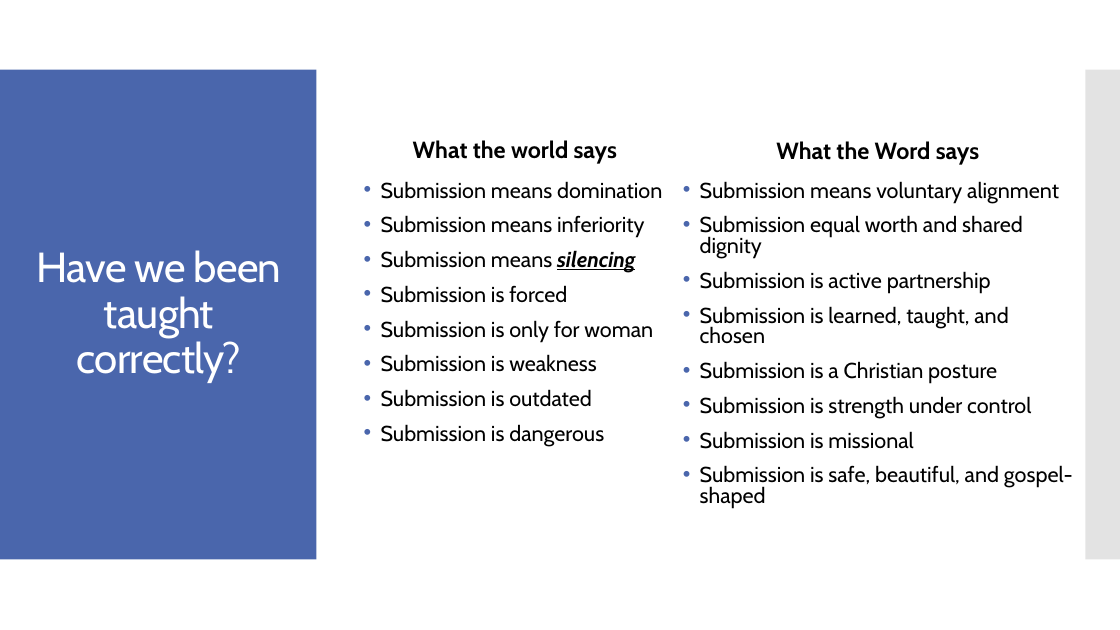
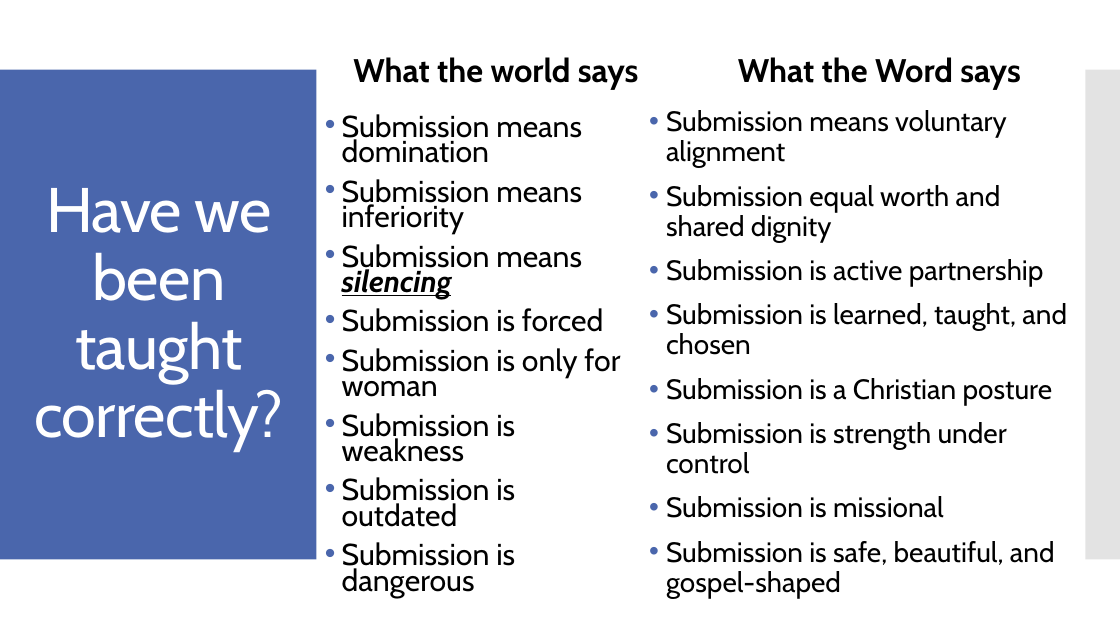
Before and after one commit to Jimothy41/from-the-spirit, a slide deck: slide 5 of lessons/gospel-alignment.pptx. Drawn at 1120x630 pixels with LibreOffice and Linux fonts; fonts in the diff are those of the drawing. Boxes give left, top, right and bottom in pixels: in the first picture for what was removed or moved away, otherwise in the second. Text is boxed around its words. In the diff, an @@ line names an element or a change of style, - is before the commit and + after.

```diff
--- a/lessons/gospel-alignment.pptx
+++ b/lessons/gospel-alignment.pptx
@@ text "What the world says" at (353, 57, 639, 90): size 20 to 28 pt @@
@@ text "What the world says": place and size @@
-text "What the world says" at (413, 140, 617, 164)
+text "What the world says" at (353, 57, 639, 90)
@@ text "What the Word says": place and size @@
-text "What the Word says" at (776, 141, 979, 165)
+text "What the Word says" at (738, 57, 1021, 90)
@@ text "What the Word says" at (738, 57, 1021, 90): size 20 to 28 pt @@
@@ title "Have we been taught correctly?" at (34, 188, 283, 451): size 36 to 54 pt @@
@@ text "Submission means domination": place and size @@
-text "Submission means domination" at (381, 181, 662, 446)
+text "Submission means domination" at (342, 114, 620, 598)
@@ text "Submission means domination" at (342, 114, 620, 598): size 18.5 to 25.9 pt; line spacing 0.8 to 0.7 @@
@@ text "Submission means voluntary alignment": place and size @@
-text "Submission means voluntary alignment" at (700, 181, 1073, 509)
+text "Submission means voluntary alignment" at (666, 110, 1067, 565)
@@ text "Submission means voluntary alignment" at (666, 110, 1067, 565): size 18.5 to 24 pt; line spacing 0.8 to 0.9 @@
```
Also in this commit, not shown: 8 other slides changed.
